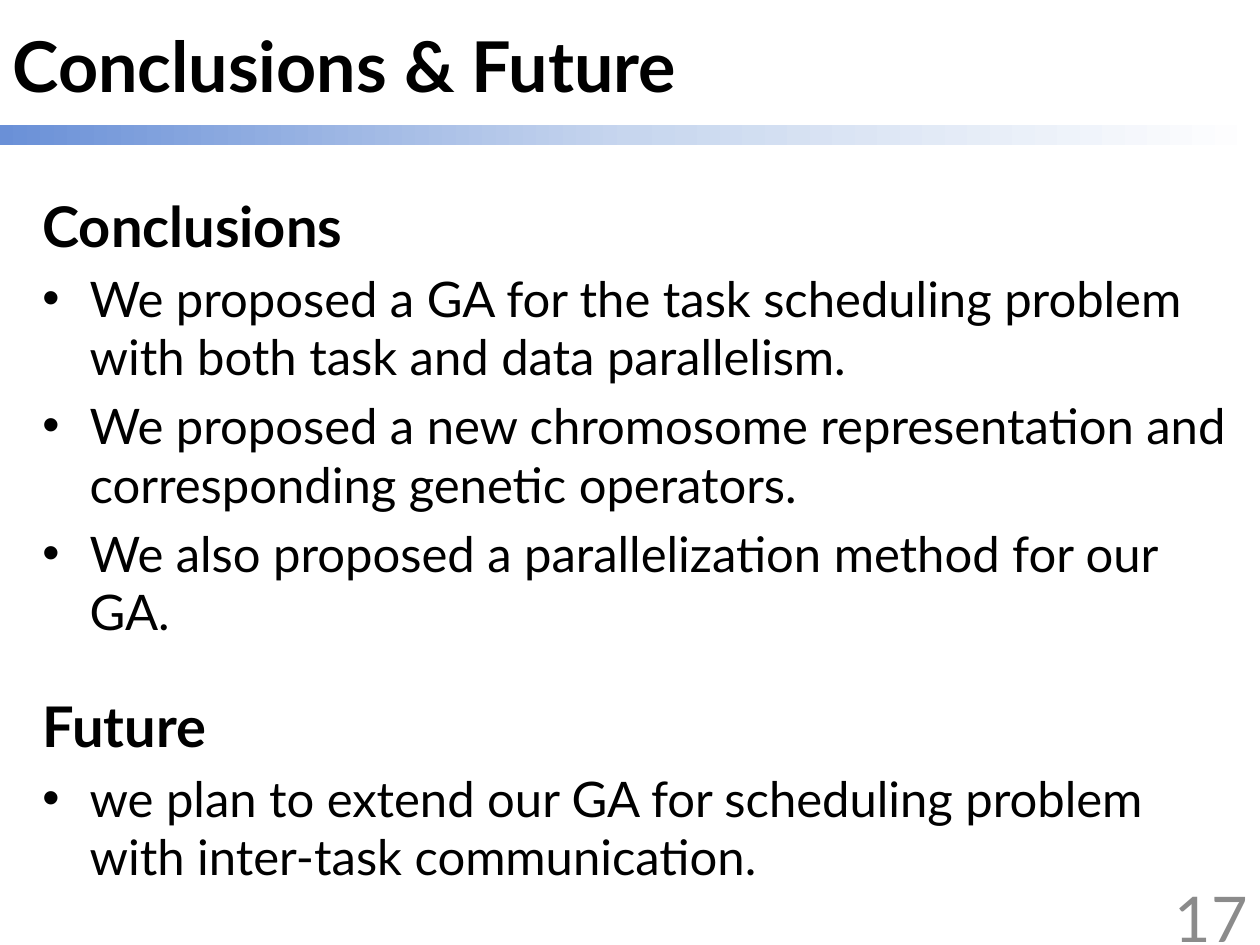
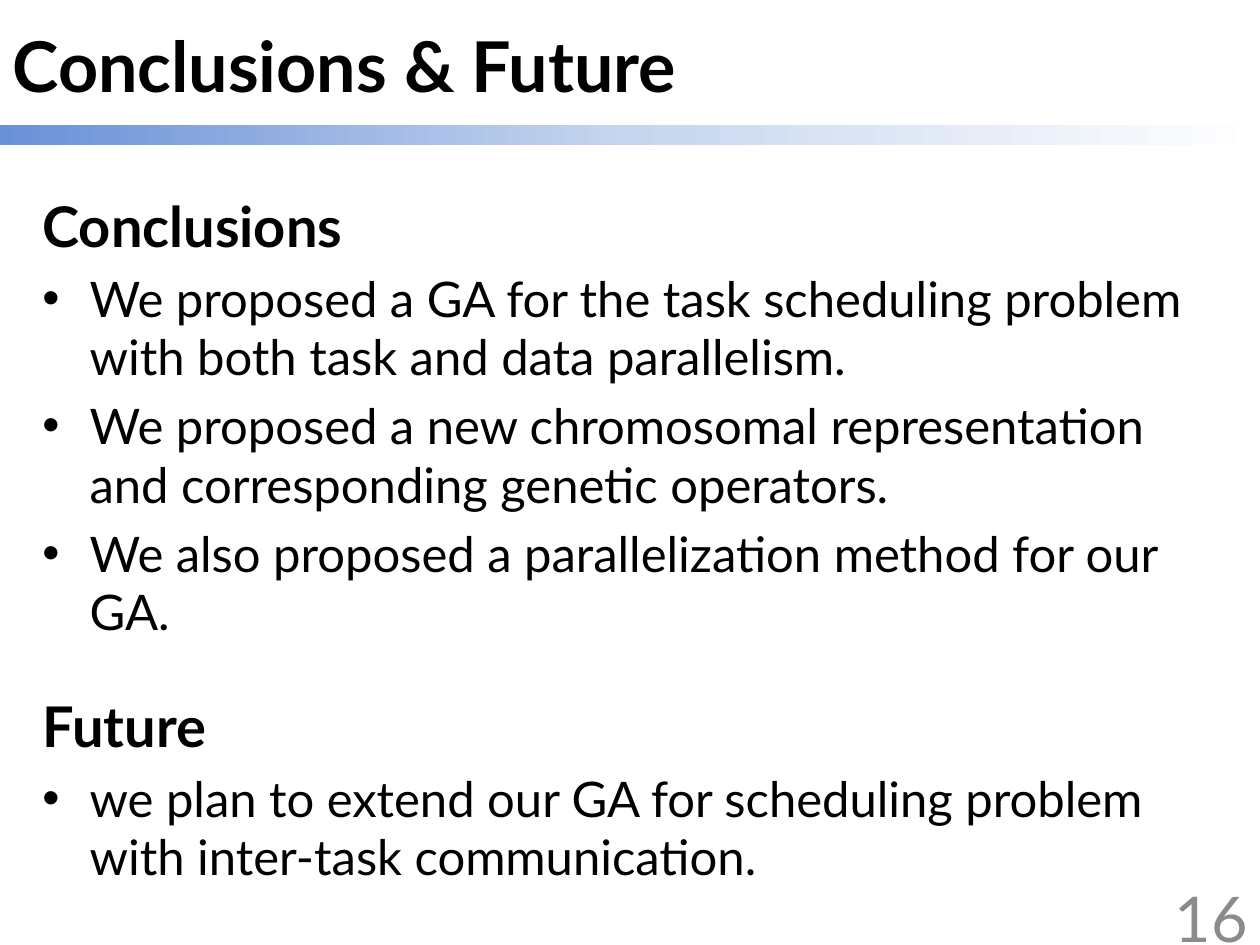
Before and after one commit to scomup/Genetic_Scheduler, a slide deck: slide 16 of ppt.pptx (slide 17 before the commit). Drawn at 1260x945 pixels with LibreOffice and Linux fonts; fonts in the diff are those of the drawing. Boxes give left, top, right and bottom in pixels: in the first picture for what was removed or moved away, otherwise in the second. Text is boxed around its words. In the diff, an @@ line names an element or a change of style, - is before the commit and + after.

```diff
--- a/ppt.pptx
+++ b/ppt.pptx
@@ text at <box>90,408,1144,512</box>: text changed @@
-• We proposed a new chromosome representation and corresponding genetic operators.
+• We proposed a new chromosomal representation and corresponding genetic operators.
@@ page number at <box>1175,897,1248,943</box>: text changed @@
-17
+16
```
Also in this commit, not shown: 5 other slides changed.
